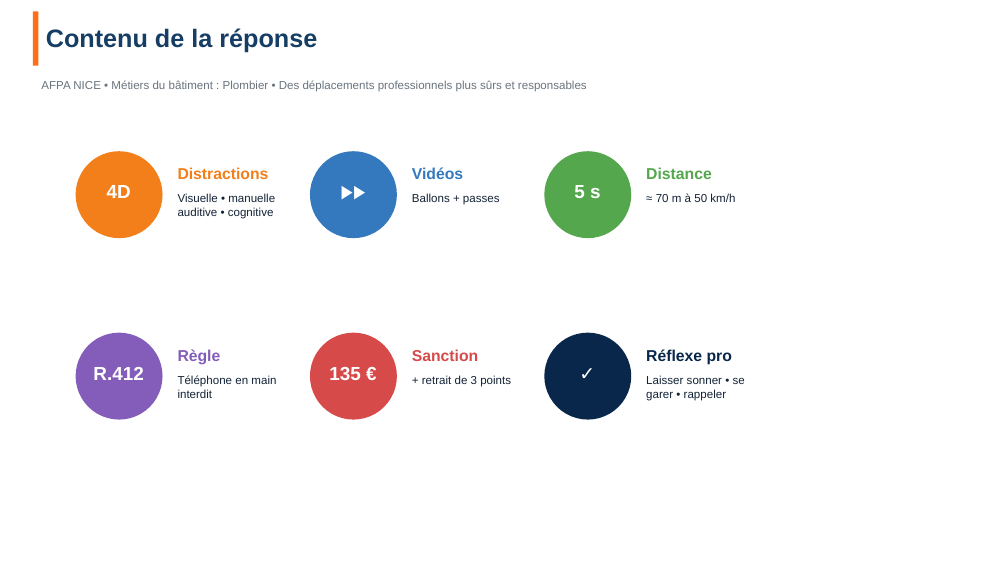
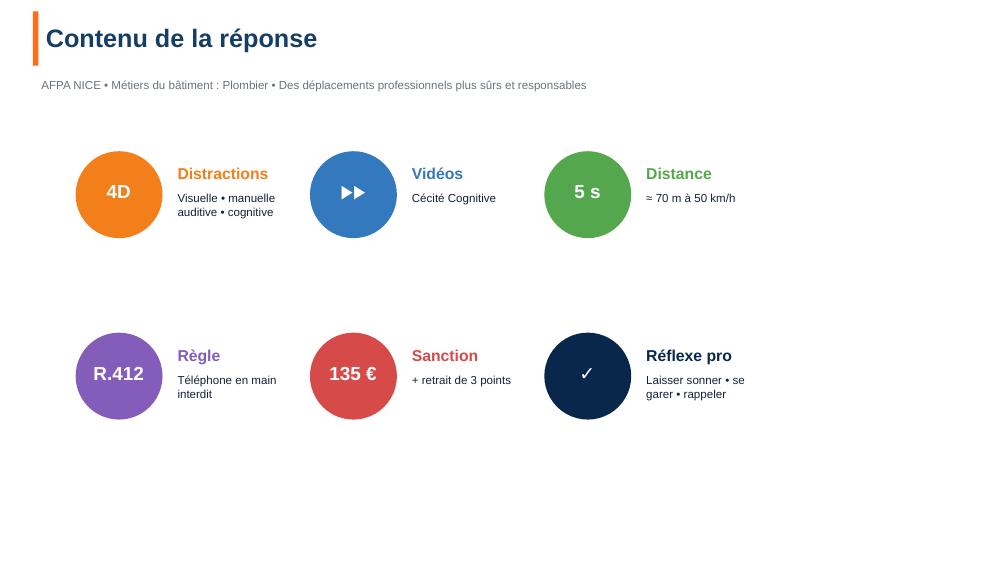
Before and after one commit to SamEva-dev/Memoir-TP-ECSR, a slide deck: slide 11 of Memoire_presentation.pptx (slide 13 before the commit). Drawn at 1008x567 pixels with LibreOffice and Linux fonts; fonts in the diff are those of the drawing; background and template pictures are left out. Boxes give left, top, right and bottom in pixels: in the first picture for what was removed or moved away, otherwise in the second. Text is boxed around its words. In the diff, an @@ line names an element or a change of style, - is before the commit and + after.

```diff
--- a/Memoire_presentation.pptx
+++ b/Memoire_presentation.pptx
@@ text at bbox=[412, 193, 496, 205]: text changed @@
-Ballons + passes
+Cécité Cognitive
```
Also in this commit, not shown: 14 other slides changed, 1 slide added, 2 slides removed, 7 other files.
